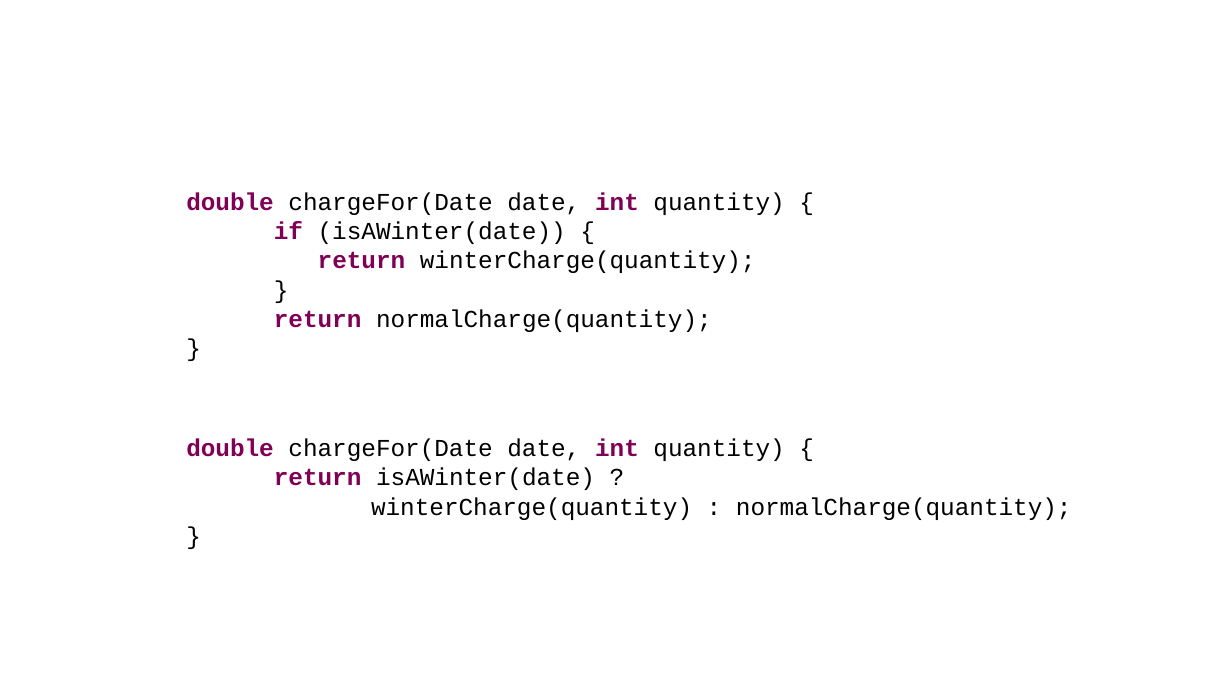
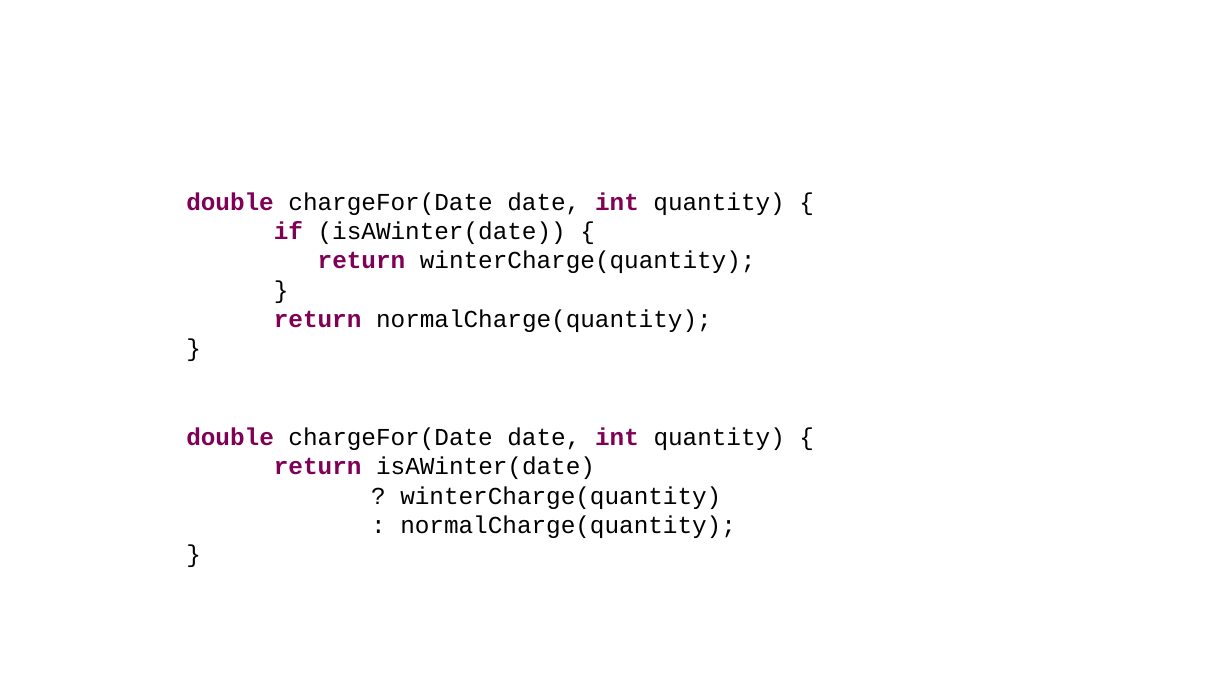
Before and after one commit to hexacta/HexactaLabs-NET, a slide deck: slide 45 of Presentaciones/2 - CleanCode.pptx (slide 46 before the commit). Drawn at 1232x693 pixels with LibreOffice and Linux fonts; fonts in the diff are those of the drawing; background and template pictures are left out. Boxes give left, top, right and bottom in pixels: in the first picture for what was removed or moved away, otherwise in the second. Text is boxed around its words. In the diff, an @@ line names an element or a change of style, - is before the commit and + after.

```diff
--- a/Presentaciones/2 - CleanCode.pptx
+++ b/Presentaciones/2 - CleanCode.pptx
@@ text "double chargeFor(Date date, int quantity) ...": place and size @@
-text "double chargeFor(Date date, int quantity) ..." at <box>186,438,1072,520</box>
+text "double chargeFor(Date date, int quantity) ..." at <box>186,427,785,538</box>
@@ text at <box>274,457,736,538</box>: text changed @@
-return isAWinter(date) ?
-winterCharge(quantity) : normalCharge(quantity);
+return isAWinter(date)
+? winterCharge(quantity)
+: normalCharge(quantity);
```
Also in this commit, not shown: 5 other slides changed, 15 slides added, 17 slides removed, 1 other file.
